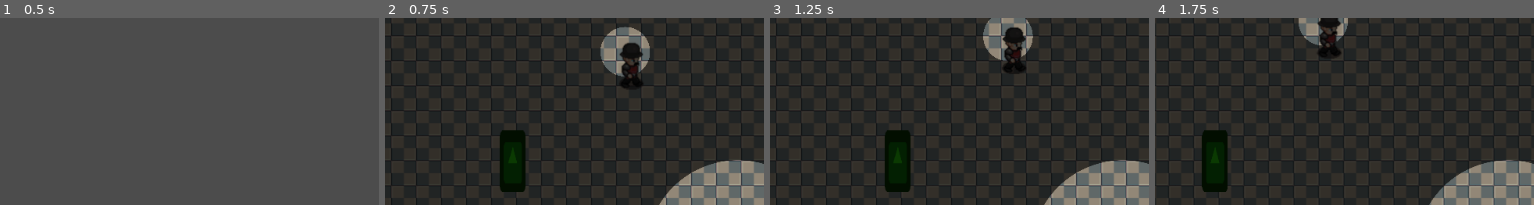
Above: before the commit, frames 1-4 (left to right).
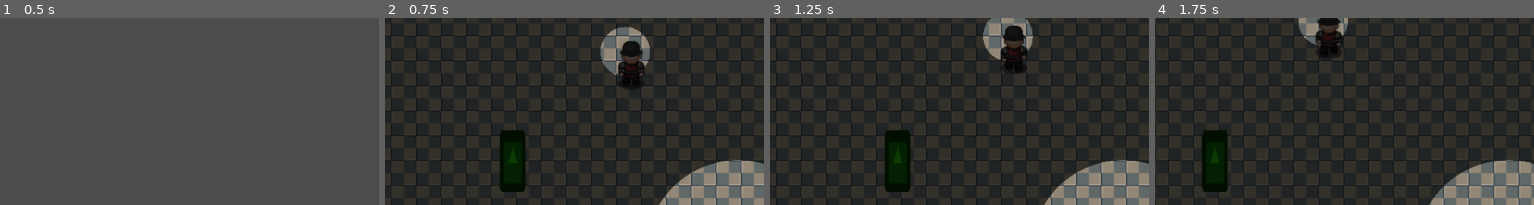
Above: after the commit, the same moments.

Repository: Langrisser001/Maling_GameJam
Game: Godot game, scene res://scenes/Start.tscn
The game is run twice, just before and just after one commit, with the same random seed, the same clock (stepped at 60 frames per second) and the same inputs. The engine's default icon, where the game draws it, is replaced by a stand-in: a white triangle on a blue panel in a dark square.
Inputs:
- Up to frame 1 (0.5 s): no input
- Up to frame 2 (0.75 s): click "START" at 0.5 s
- Up to frame 3 (1.25 s): no input
- Up to frame 4 (1.75 s): hold Right (ui_right) from 1.28 s (still down)
The pictures show only the part of the screen within x 6-56%, y 0-50%; the shares and areas given below are measured in that part.

Frame 1 is identical in both runs. In frame 2, 0.4% of the frame differs, in the area x 61-69%, y 12-33%; in frame 3, 0.4%, in the area x 60-69%, y 4-25%; in frame 4, 0.4%.

Commit message:
fix ngadep polisi

Diff:
--- a/actors/Security.gd
+++ b/actors/Security.gd
@@ -17,14 +17,27 @@
 
 var mov_dir= Vector2.ZERO
 
+enum Face {W, N, E, S}
+var last_face
+
 func _process(delta):
 	timer_counter= timer_counter- delta
 	if (timer_counter)<= 0:
 		timer_counter= timer
 		mov_dir= Vector2(rng.randf_range(-1, 1), rng.randf_range(-1, 1))
 		mov_dir= mov_dir.normalized()
+
+		match _move_dir_to_face(mov_dir):
+			Face.W:
+				$AnimationPlayer.play("walk_W")
+			Face.N:
+				$AnimationPlayer.play("walk_N")
+			Face.E:
+				$AnimationPlayer.play("walk_E")
+			Face.S:
+				$AnimationPlayer.play("walk_S")
+
 		pass
-
 	$Spotlight.position= mov_dir* light_lenght
 	pass
 
@@ -33,3 +46,14 @@
 	move_and_slide(mov_dir* mov_speed)
 
 	pass
+
+func _move_dir_to_face(movedir):
+	if rad2deg(abs(Vector2.LEFT.angle_to(movedir)))< 45.0:
+		return Face.W
+	elif rad2deg(abs(Vector2.UP.angle_to(movedir)))< 45.0:
+		return Face.N
+	elif rad2deg(abs(Vector2.RIGHT.angle_to(movedir)))< 45.0:
+		return Face.E
+	else:
+		return Face.S
+	pass
Not shown, added: textures/startMenu_bg.png.import
